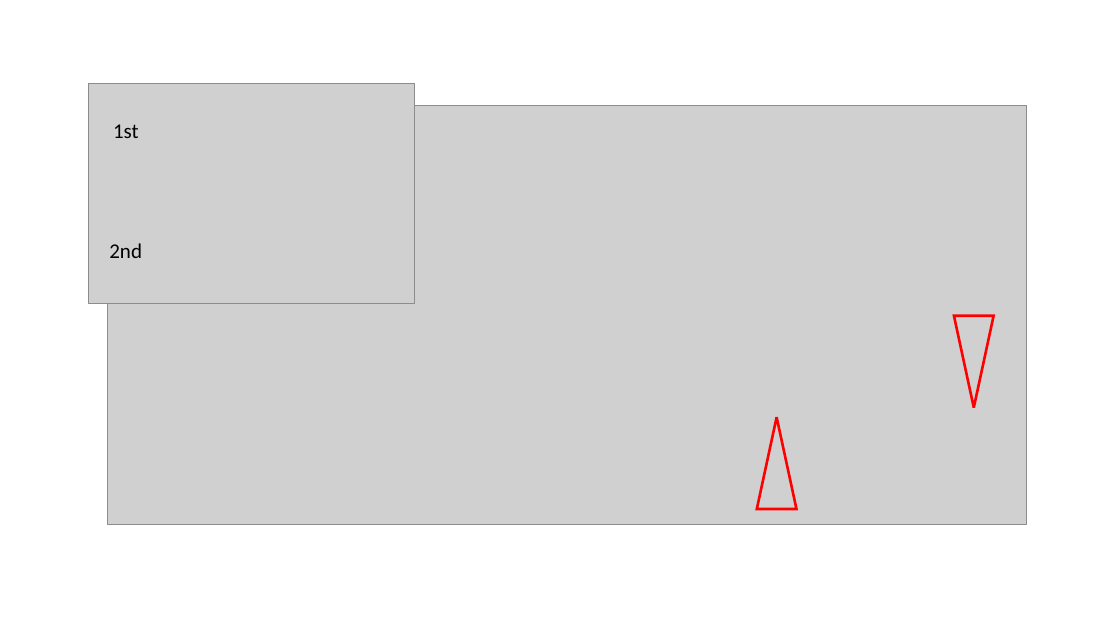
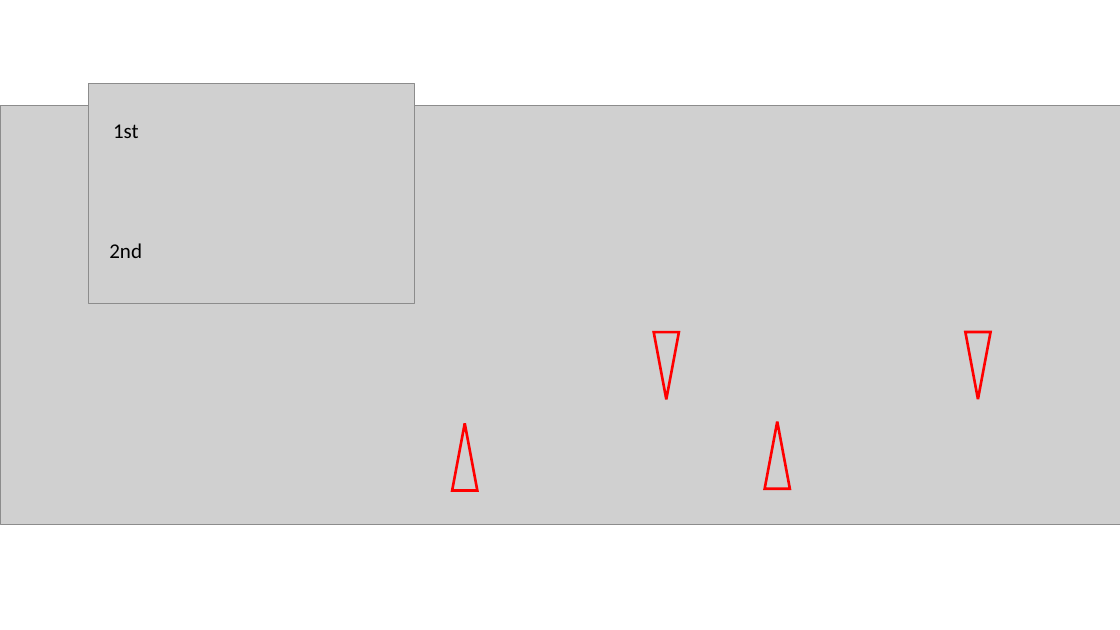
Before and after one commit to jamesjcai/quantum, a slide deck: slide 1 of officialpkg/Quibit_1_2_RY.pptx (slide 3 before the commit). Drawn at 1120x630 pixels with LibreOffice and Linux fonts; fonts in the diff are those of the drawing; grey boxes stand for pictures. Boxes give left, top, right and bottom in pixels: in the first picture for what was removed or moved away, otherwise in the second. Text is boxed around its words. In the diff, an @@ line names an element or a change of style, - is before the commit and + after.

```diff
--- a/officialpkg/Quibit_1_2_RY.pptx
+++ b/officialpkg/Quibit_1_2_RY.pptx
@@ picture: place and size @@
-picture at (108, 106, 1026, 525)
+picture at (0, 106, 1120, 525)
@@ triangle added at (654, 332, 679, 399), outline #FF0000 2.25 pt @@
@@ triangle: place and size @@
-triangle at (954, 316, 994, 408)
+triangle at (965, 332, 991, 399)
@@ triangle added at (452, 423, 477, 491), outline #FF0000 2.25 pt @@
@@ triangle: place and size @@
-triangle at (757, 418, 797, 509)
+triangle at (765, 422, 790, 489)
```
Also in this commit, not shown: 2 slides removed, 9 other files.
